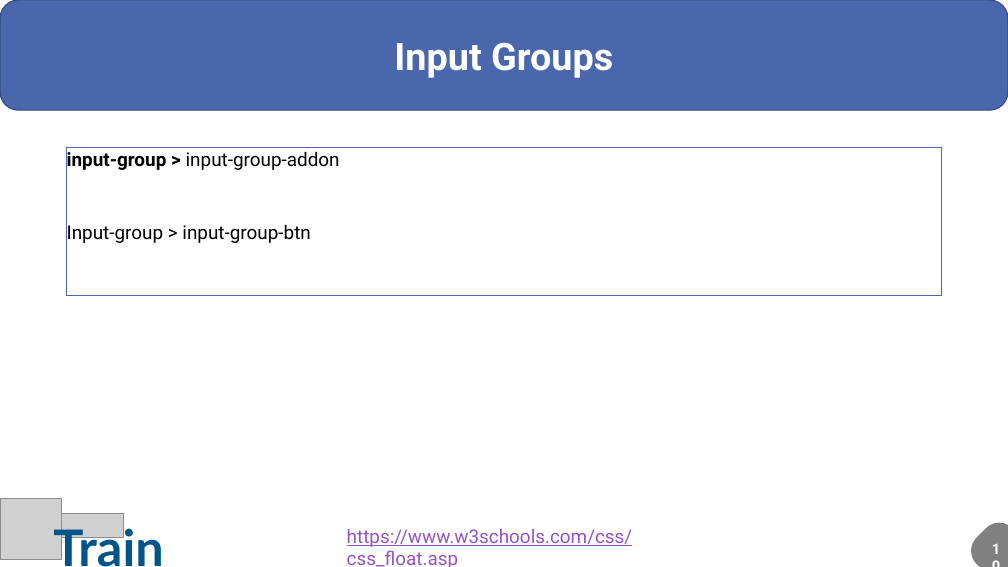
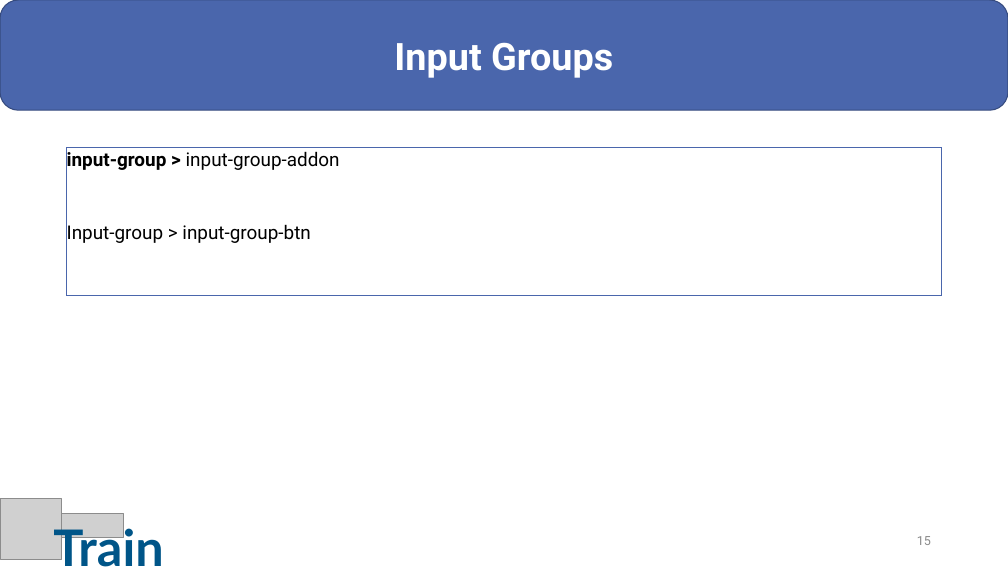
Before and after one commit to sesh86/HTML_CSS, a slide deck: slide 15 of iTrain - Bootstrap.pptx. Drawn at 1008x567 pixels with LibreOffice and Linux fonts; fonts in the diff are those of the drawing; grey boxes stand for pictures. Boxes give left, top, right and bottom in pixels: in the first picture for what was removed or moved away, otherwise in the second. Text is boxed around its words. In the diff, an @@ line names an element or a change of style, - is before the commit and + after.

```diff
--- a/iTrain - Bootstrap.pptx
+++ b/iTrain - Bootstrap.pptx
@@ text removed at box(347, 529, 633, 567) @@
-https://www.w3schools.com/css/css_float.asp
@@ page number added at box(917, 536, 931, 545), 12 pt, text #8C8C8C @@
+15
@@ freeform shape removed at box(964, 516, 1008, 567) @@
```
Also in this commit, not shown: 17 other slides changed, 1 slide added, 29 other files.
